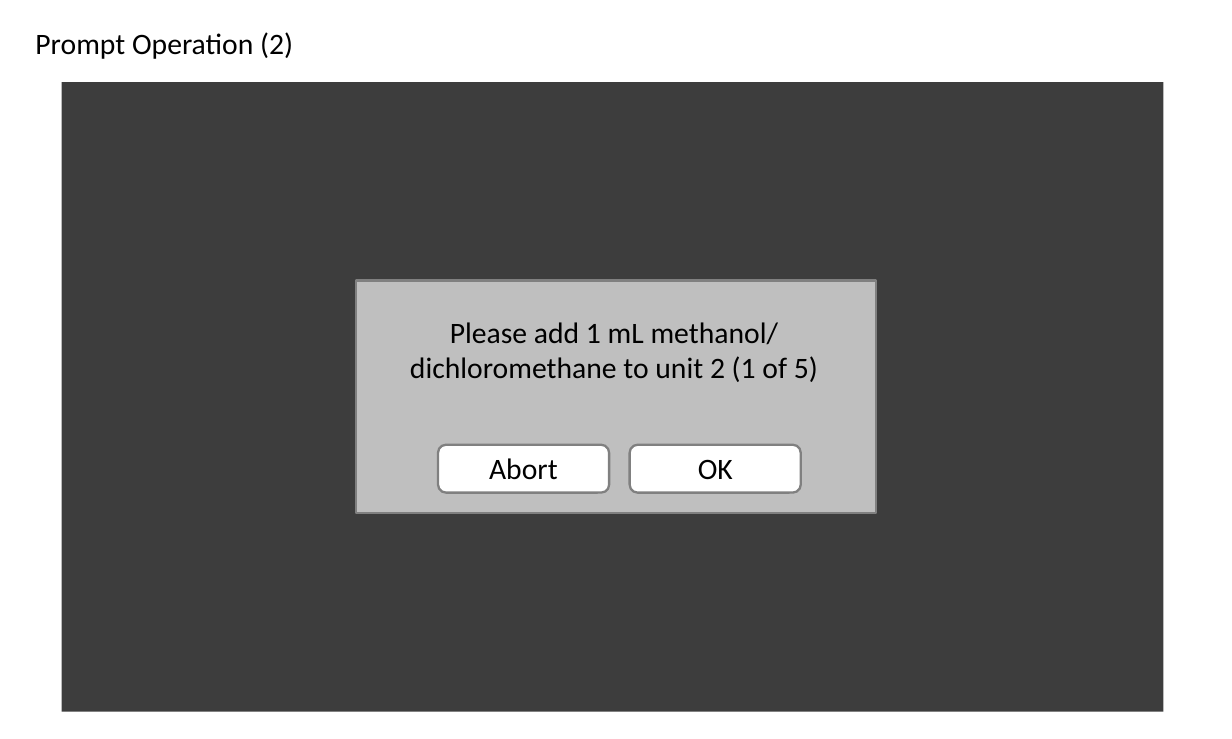
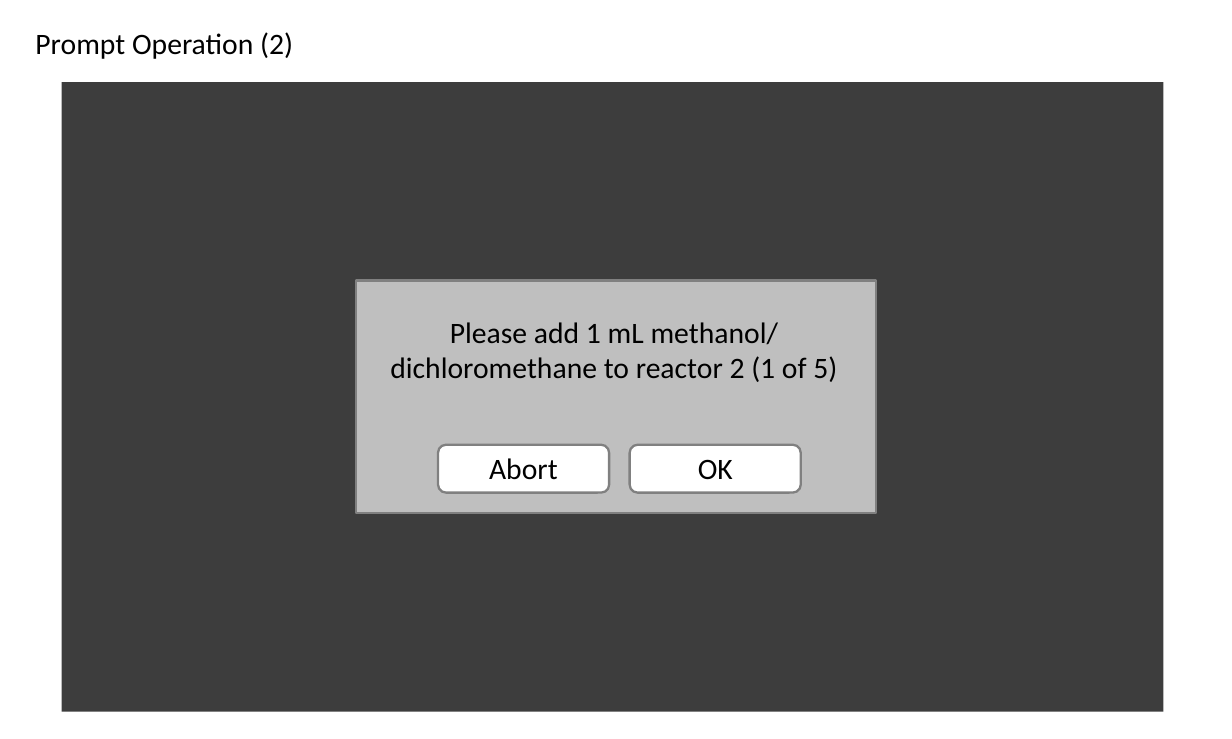
Before and after one commit to michaelvandam/elixys, a slide deck: slide 42 of doc/ElixysUserInterfaceWireframes.pptx. Drawn at 1232x739 pixels with LibreOffice and Linux fonts; fonts in the diff are those of the drawing. Boxes give left, top, right and bottom in pixels: in the first picture for what was removed or moved away, otherwise in the second. Text is boxed around its words. In the diff, an @@ line names an element or a change of style, - is before the commit and + after.

```diff
--- a/doc/ElixysUserInterfaceWireframes.pptx
+++ b/doc/ElixysUserInterfaceWireframes.pptx
@@ text at box(390, 356, 837, 382): text changed @@
-dichloromethane to unit 2 (1 of 5)
+dichloromethane to reactor 2 (1 of 5)
```
Also in this commit, not shown: 11 other slides changed, 1 other file.
